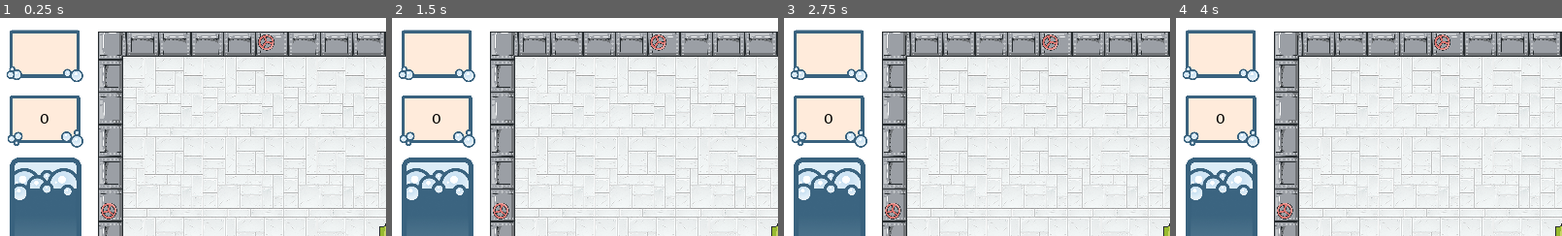
Above: before the commit, frames 1-4 (left to right).
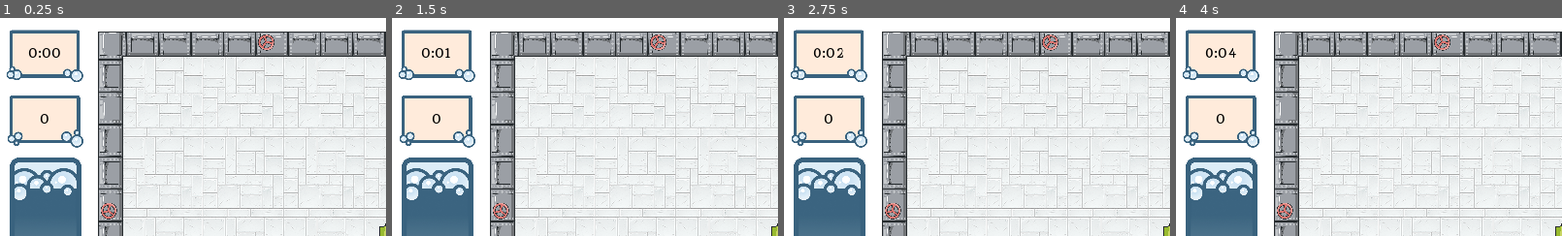
Above: after the commit, the same moments.

Repository: moisesjbc/global-jam-01-2025
Game: Godot game, scene res://gameplay/main/main.tscn
Two runs of this game, one before a commit and one after it. Both use one fixed random seed, a clock stepped at 60 frames per second and the inputs below.
Inputs (mouse positions are % of the whole screen's width and height, from its top left):
- Up to frame 1 (0.25 s): no input
- Up to frame 2 (1.5 s): move the mouse to (72, 45) at 0.52 s; hold Right (ui_right) 0.53-1.28 s; move the mouse to (30, 55) at 1.27 s; hold Down (ui_down) from 1.28 s (still down)
- Up to frame 3 (2.75 s): move the mouse to (60, 28) at 2.02 s; release Down (ui_down) at 2.03 s; hold Right (ui_right) from 2.03 s (still down)
- Up to frame 4 (4 s): move the mouse to (45, 70) at 2.77 s; release Right (ui_right) at 2.78 s; hold Up (ui_up) 2.78-3.53 s; move the mouse to (80, 65) at 3.52 s; hold Left (ui_left) from 3.53 s (still down)
The pictures show only the part of the screen within x 0-50%, y 0-50%; the shares and areas given below are measured in that part.

The runs differ from the first frame. In frame 1, 0.2% of the frame differs, in the area x 7-16%, y 13-19%; in frame 2, 0.2%; in frame 3, 0.2%; in frame 4, 0.2%.

Commit message:
Add time

Diff:
--- a/godot-project/gameplay/gui/gui.gd
+++ b/godot-project/gameplay/gui/gui.gd
@@ -3,3 +3,10 @@
 
 func print_score(score):
 	$score/label.text = str(score)
+
+
+func print_time(elapsed_seconds):
+	var minutes = elapsed_seconds / 60
+	var seconds = elapsed_seconds % 60
+
+	$time/label.text = "%d:%02d" % [minutes, seconds]
--- a/godot-project/gameplay/gui/gui.tscn
+++ b/godot-project/gameplay/gui/gui.tscn
@@ -13,6 +13,10 @@
 resource_name = "bubles"
 
 [sub_resource type="DynamicFont" id=2]
+size = 32
+font_data = ExtResource( 8 )
+
+[sub_resource type="DynamicFont" id=3]
 size = 32
 font_data = ExtResource( 8 )
 
@@ -68,3 +72,14 @@
 position = Vector2( 120, -214 )
 scale = Vector2( 0.5, 0.5 )
 texture = ExtResource( 2 )
+
+[node name="label" type="Label" parent="time"]
+margin_left = 40.0
+margin_top = -266.0
+margin_right = 199.0
+margin_bottom = -164.0
+custom_colors/font_color = Color( 0, 0, 0, 1 )
+custom_fonts/font = SubResource( 3 )
+text = "0:00"
+align = 1
+valign = 1
--- a/godot-project/gameplay/main/main.gd
+++ b/godot-project/gameplay/main/main.gd
@@ -2,12 +2,24 @@
 
 
 var score = 0
+var elapsed_seconds = 0
 
 
 func _ready():
 	$enemy_respawn.target = $font
-	score = 0
+
+	set_score(0)
+	set_elapsed_seconds(0)
+
+
+func set_score(new_score):
+	score = new_score
 	$gui.print_score(score)
+
+
+func set_elapsed_seconds(new_elapsed_seconds):
+	elapsed_seconds = new_elapsed_seconds
+	$gui.print_time(elapsed_seconds)
 
 
 func _on_font_abduction_finished():
@@ -24,6 +36,9 @@
 
 
 func _on_enemy_respawn_enemy_died():
-	print("main - enemy died")
-	score += 10
+	set_score(score + 10)
 	$gui.print_score(score)
+
+
+func _on_game_timer_timeout():
+	set_elapsed_seconds(elapsed_seconds + 1)
--- a/godot-project/gameplay/main/main.tscn
+++ b/godot-project/gameplay/main/main.tscn
@@ -32,6 +32,10 @@
 [node name="enemy_respawn" parent="." instance=ExtResource( 6 )]
 position = Vector2( 72, 32 )
 
+[node name="game_timer" type="Timer" parent="."]
+autostart = true
+
 [connection signal="player_died" from="player" to="." method="_on_player_player_died"]
 [connection signal="abduction_finished" from="font" to="." method="_on_font_abduction_finished"]
 [connection signal="enemy_died" from="enemy_respawn" to="." method="_on_enemy_respawn_enemy_died"]
+[connection signal="timeout" from="game_timer" to="." method="_on_game_timer_timeout"]
Not shown: 1 places in godot-project/gameplay/gui/gui.tscn that only renumber resources
